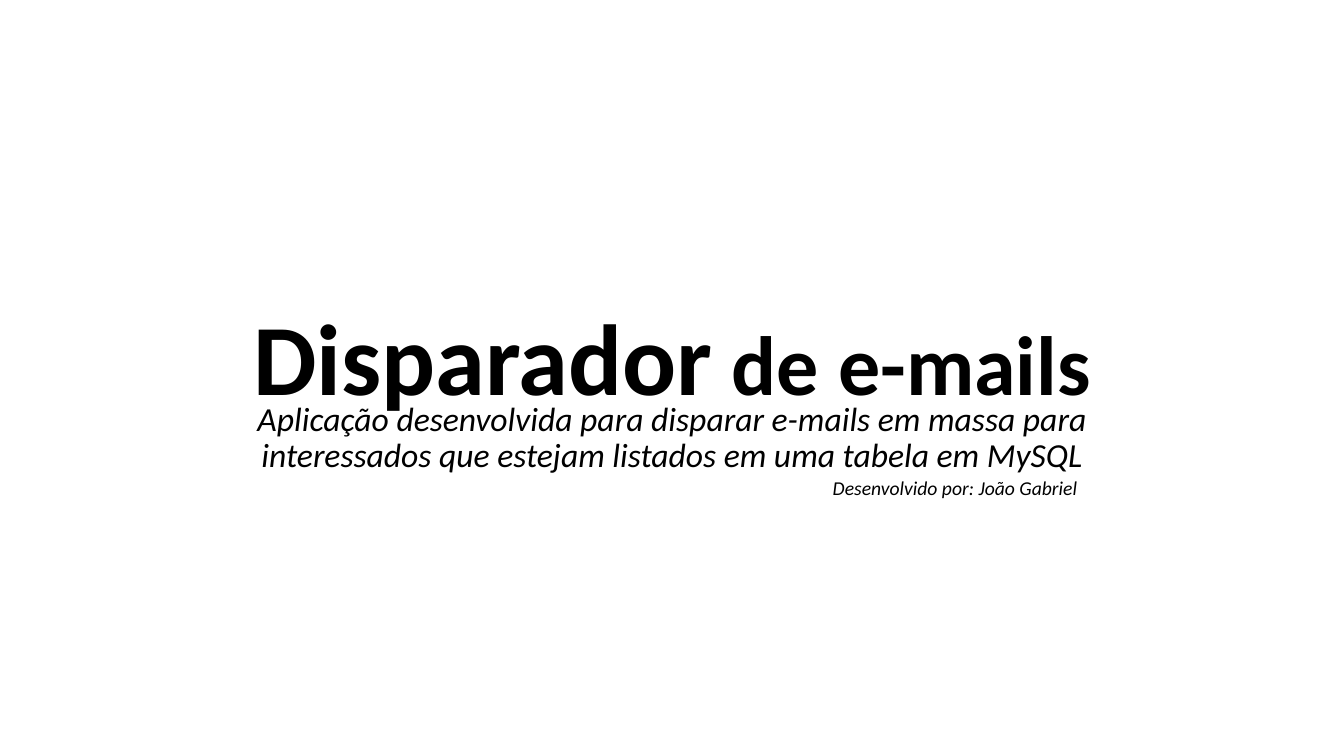
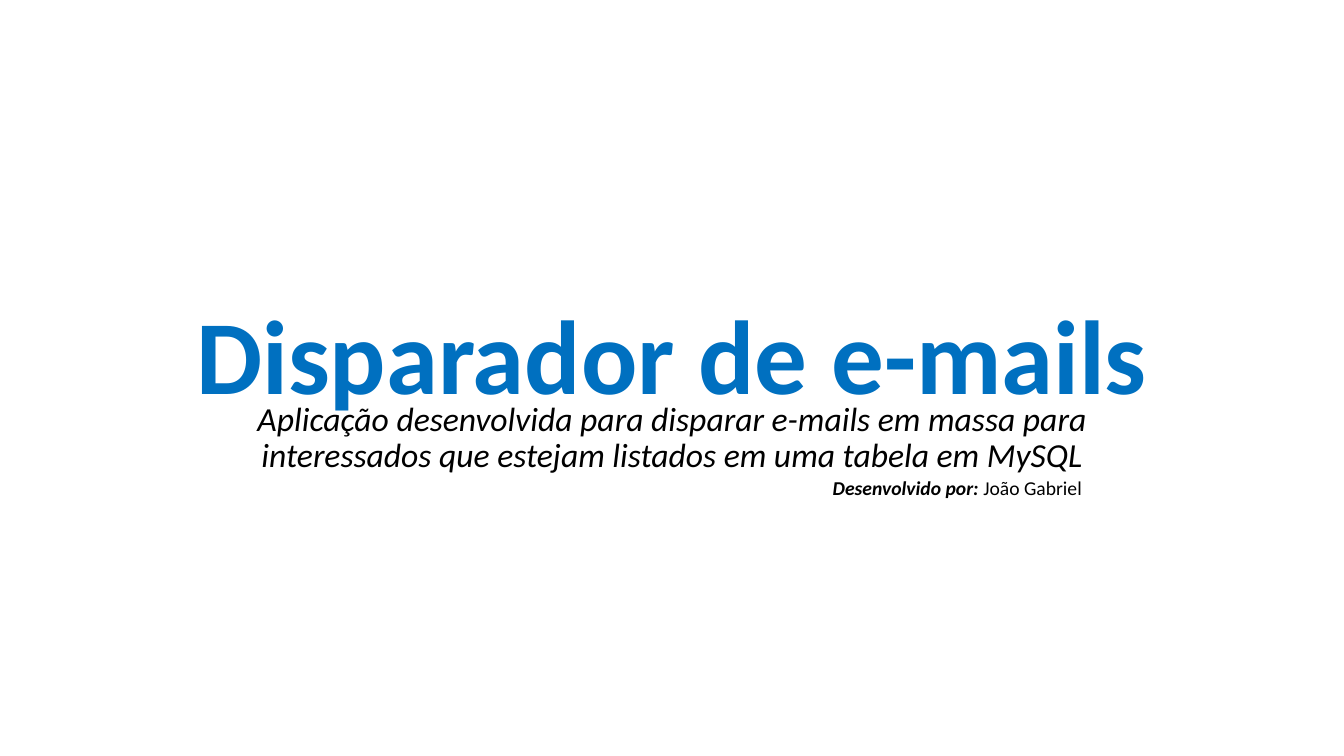
Before and after one commit to brjoaogabriel/disparador_email, a slide deck: slide 1 of project/Disparador de e-mails.pptx. Drawn at 1344x756 pixels with LibreOffice and Linux fonts; fonts in the diff are those of the drawing. Boxes give left, top, right and bottom in pixels: in the first picture for what was removed or moved away, otherwise in the second. Text is boxed around its words. In the diff, an @@ line names an element or a change of style, - is before the commit and + after.

```diff
--- a/project/Disparador de e-mails.pptx
+++ b/project/Disparador de e-mails.pptx
@@ title "Disparador de e-mails" at (196, 320, 1146, 419): size 72 to 75 pt in "Disparador"; size 60 to 75 pt in "de e-mails"; text colour #000000 to #0070C0 @@
@@ text "Desenvolvido por: João Gabriel" at (833, 481, 1082, 498): bold on in "Desenvolvido por:"; italic off in "João Gabriel" @@
```
Also in this commit, not shown: 1 other slide changed, 5 slides added.
